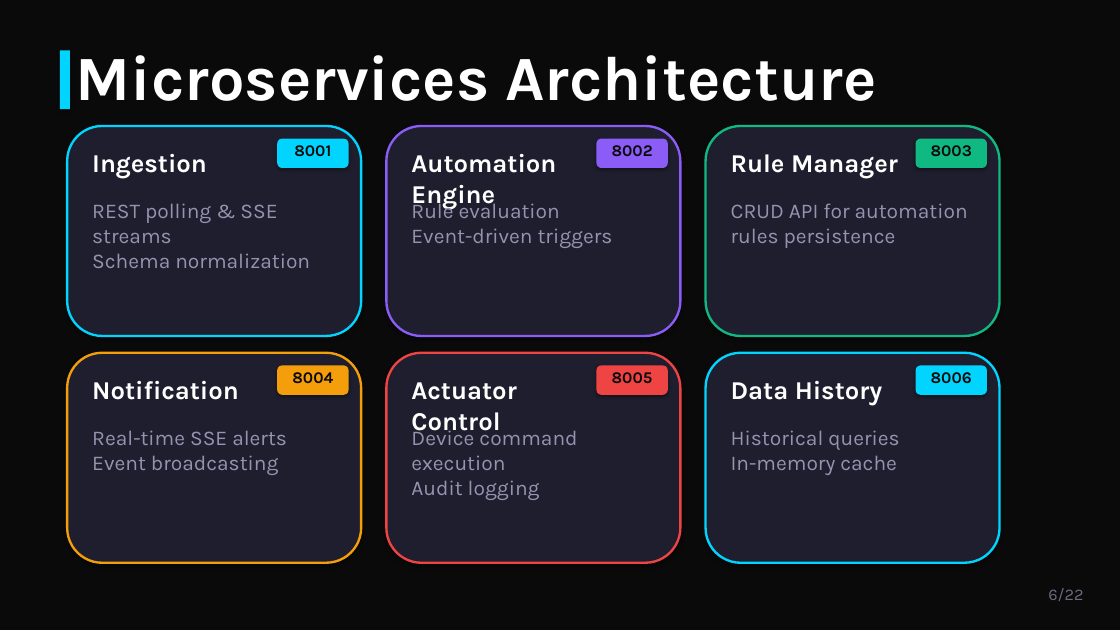
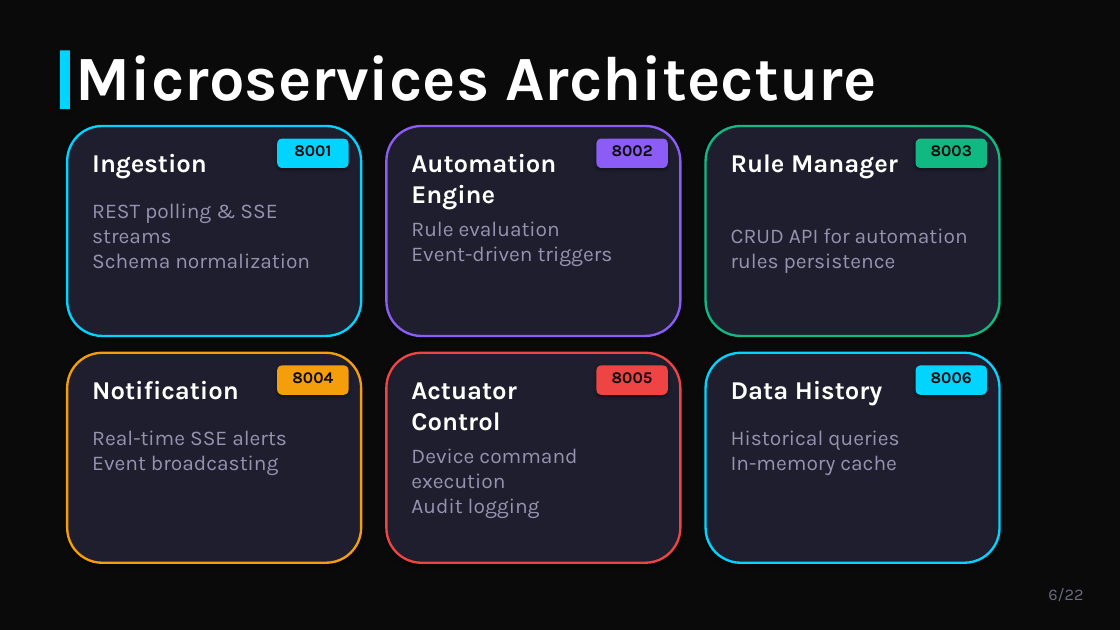
Before and after one commit to paolopagliarini/2063987_WestCompany, a slide deck: slide 6 of booklets/slides/Mars_Habitat_Presentation.pptx. Drawn at 1120x630 pixels with LibreOffice and Linux fonts; fonts in the diff are those of the drawing. Boxes give left, top, right and bottom in pixels: in the first picture for what was removed or moved away, otherwise in the second. Text is boxed around its words. In the diff, an @@ line names an element or a change of style, - is before the commit and + after.

```diff
--- a/booklets/slides/Mars_Habitat_Presentation.pptx
+++ b/booklets/slides/Mars_Habitat_Presentation.pptx
@@ text "Rule evaluation Event-driven triggers" rewrapped from box(411, 199, 613, 248) to box(411, 221, 613, 266) @@
@@ text "CRUD API for automation rules ...": place and size @@
-text "CRUD API for automation rules ..." at box(731, 203, 968, 248)
+text "CRUD API for automation rules ..." at box(731, 228, 968, 273)
@@ text "Device command execution Audit logging" rewrapped from box(411, 425, 577, 500) to box(411, 448, 577, 518) @@
```
Also in this commit, not shown: 2 other slides changed, 1 other file.
